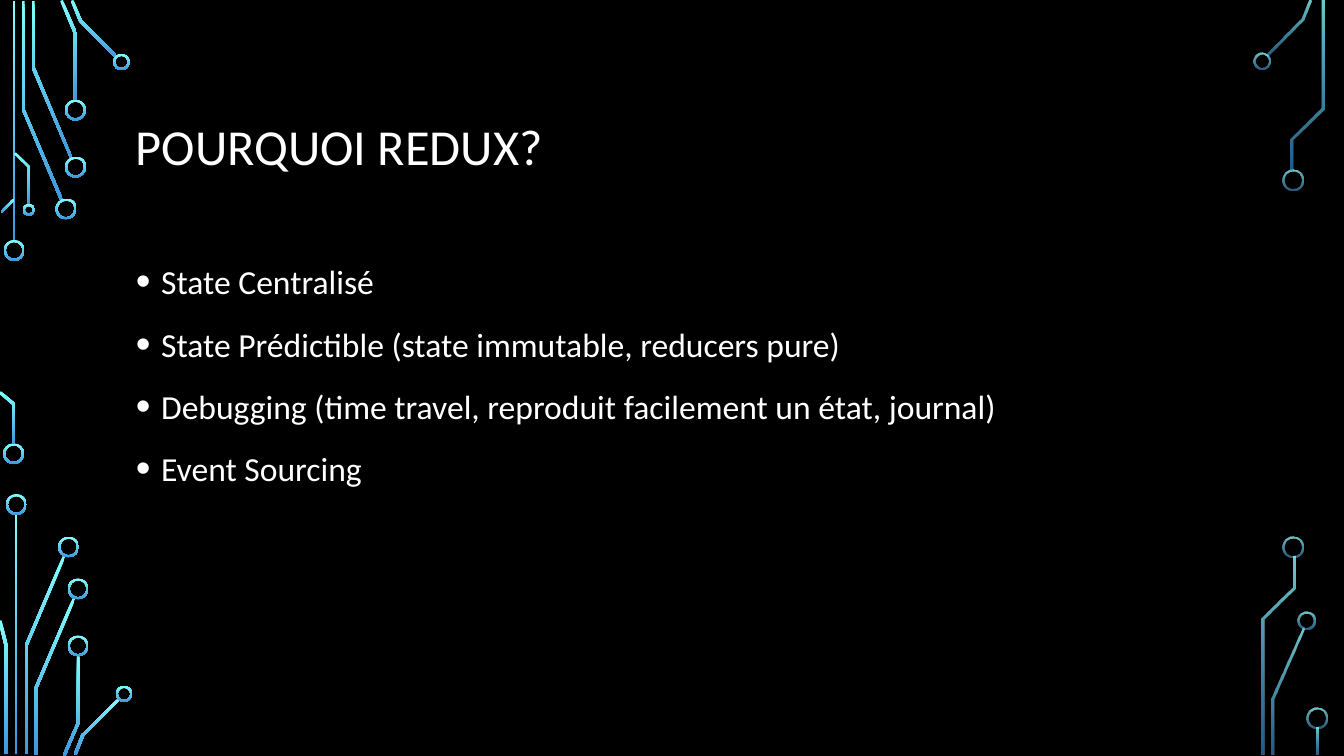
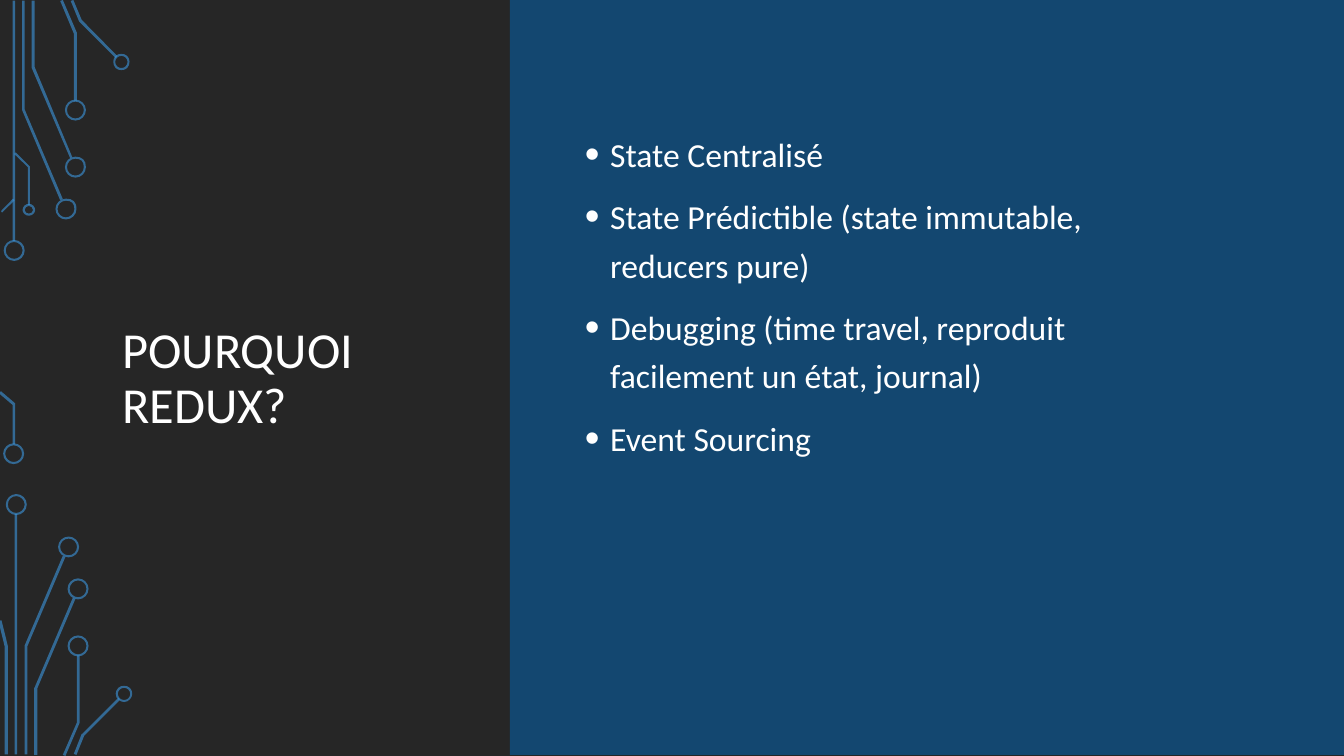
Before and after one commit to samuelgaudreau/formation-front-end-3, a slide deck: slide 5 of part-1/Redux+Patterns.pptx. Drawn at 1344x756 pixels with LibreOffice and Linux fonts; fonts in the diff are those of the drawing; background and template pictures are left out. Boxes give left, top, right and bottom in pixels: in the first picture for what was removed or moved away, otherwise in the second. Text is boxed around its words. In the diff, an @@ line names an element or a change of style, - is before the commit and + after.

```diff
--- a/part-1/Redux+Patterns.pptx
+++ b/part-1/Redux+Patterns.pptx
@@ rectangle added at (0,0,1344,756), fill #262626 @@
@@ round diag rect added at (510,0,1344,755), fill #134770 @@
@@ title "POURQUOI REDUX?" rewrapped from (136,130,543,172) to (122,335,353,424) @@
@@ text "State Centralisé" rewrapped from (161,270,996,487) to (610,143,1081,457) @@
@@ group added at (0,0,133,756): 24 freeform shapes, 2 rectangles @@
@@ group removed at (3,52,1328,754): 19 freeform shapes @@
```
Also in this commit, not shown: 7 other slides changed, 5 slides added, 2 slides removed.
